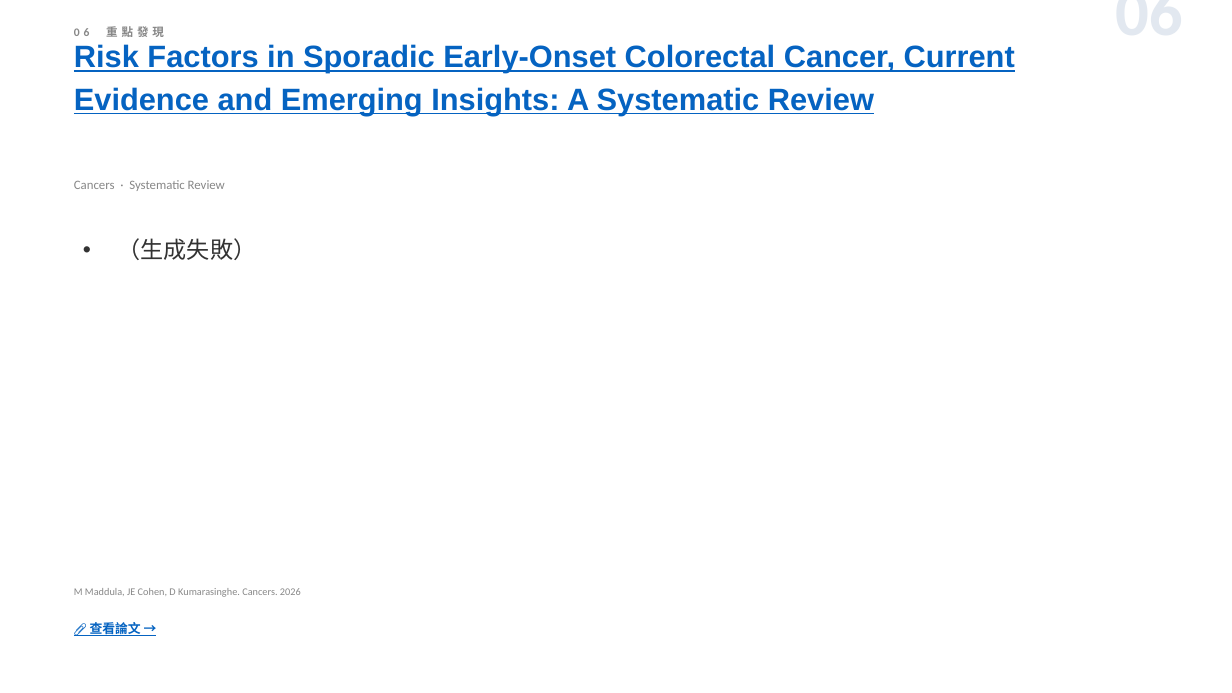
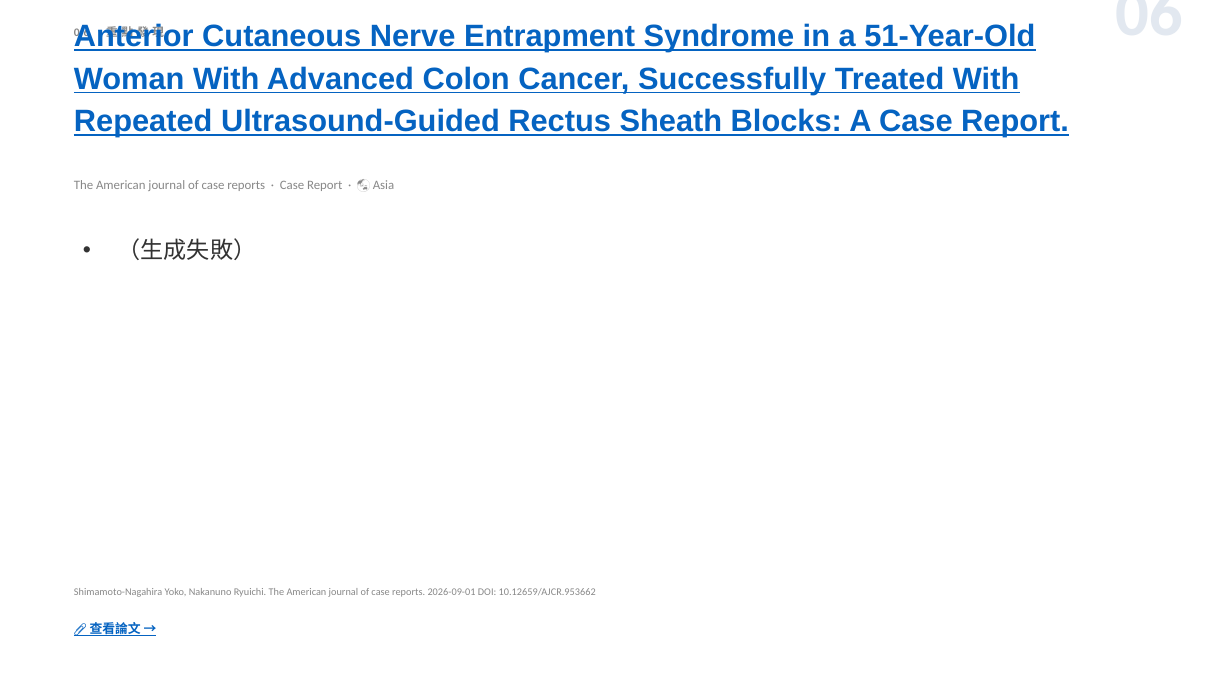
Before and after one commit to jejenhu-maker/colorectal-weekly-digest, a slide deck: slide 8 of docs/digest-zh.pptx. Drawn at 1232x693 pixels with LibreOffice and Linux fonts; fonts in the diff are those of the drawing. Boxes give left, top, right and bottom in pixels: in the first picture for what was removed or moved away, otherwise in the second. Text is boxed around its words. In the diff, an @@ line names an element or a change of style, - is before the commit and + after.

```diff
--- a/docs/digest-zh.pptx
+++ b/docs/digest-zh.pptx
@@ text at bbox=[74, 23, 1069, 137]: text changed @@
-Risk Factors in Sporadic Early-Onset Colorectal Cancer, Current Evidence and Emerging Insights: A Systematic Review
+Anterior Cutaneous Nerve Entrapment Syndrome in a 51-Year-Old Woman With Advanced Colon Cancer, Successfully Treated With Repeated Ultrasound-Guided Rectus Sheath Blocks: A Case Report.
@@ text at bbox=[74, 180, 394, 191]: text changed @@
-Cancers · Systematic Review
+The American journal of case reports · Case Report · 🌏 Asia
@@ text at bbox=[74, 588, 596, 597]: text changed @@
-M Maddula, JE Cohen, D Kumarasinghe. Cancers. 2026
+Shimamoto-Nagahira Yoko, Nakanuno Ryuichi. The American journal of case reports. 2026-09-01 DOI: 10.12659/AJCR.953662
```
Also in this commit, not shown: 11 other slides changed, 2 other files.
